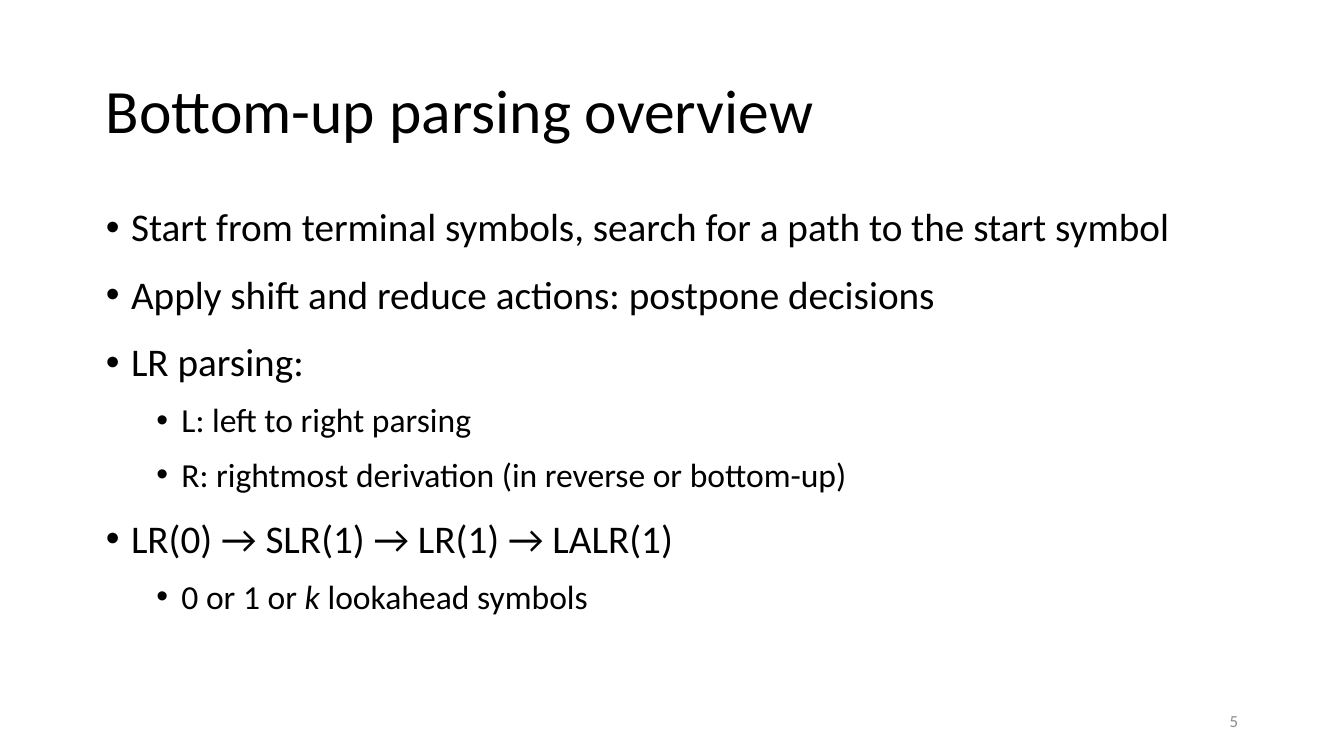
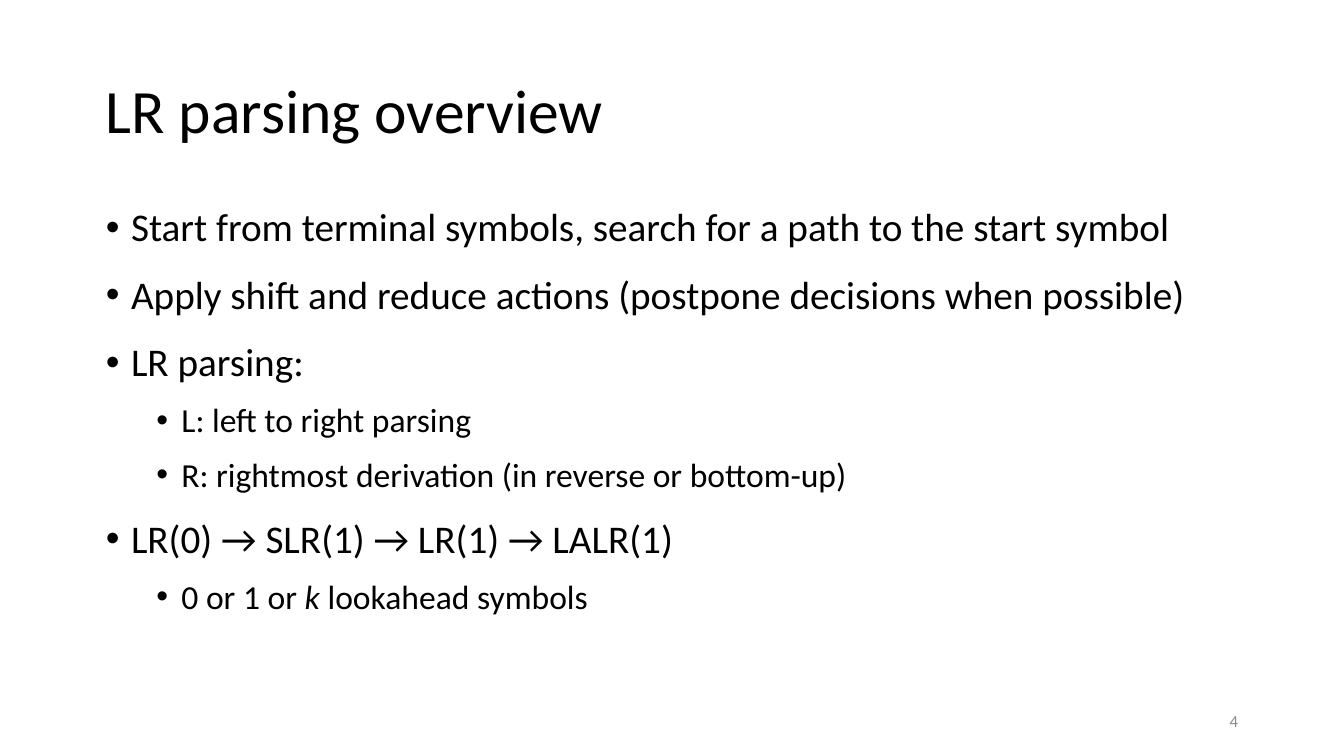
Before and after one commit to anoopsarkar/compilers-class, a slide deck: slide 4 of assets/ppt/parsing/lr2-lr_0-parsing.pptx (slide 5 before the commit). Drawn at 1344x756 pixels with LibreOffice and Linux fonts; fonts in the diff are those of the drawing. Boxes give left, top, right and bottom in pixels: in the first picture for what was removed or moved away, otherwise in the second. Text is boxed around its words. In the diff, an @@ line names an element or a change of style, - is before the commit and + after.

Commit message:
videos for parsing week 1

```diff
--- a/assets/ppt/parsing/lr2-lr_0-parsing.pptx
+++ b/assets/ppt/parsing/lr2-lr_0-parsing.pptx
@@ title at <box>106,90,603,144</box>: text changed @@
-Bottom-up parsing overview
+LR parsing overview
@@ text at <box>131,280,1184,316</box>: text changed @@
-• Apply shift and reduce actions: postpone decisions
+• Apply shift and reduce actions (postpone decisions when possible)
@@ page number at <box>1230,716,1239,727</box>: text changed @@
-5
+4
```
Also in this commit, not shown: 17 other slides changed, 2 slides added, 2 slides removed, 3 other files.
